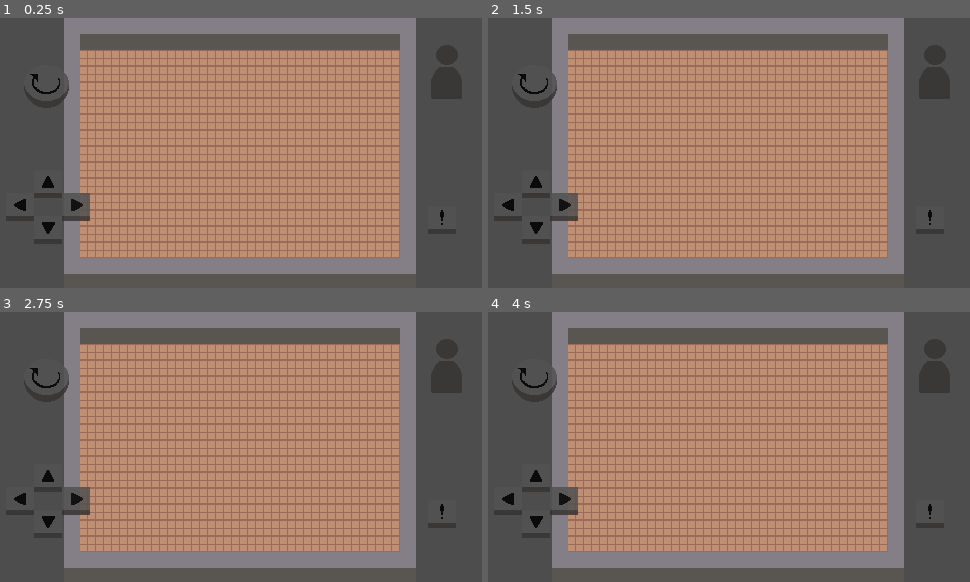
Above: before the commit, frames 1-4 (two rows, left to right).
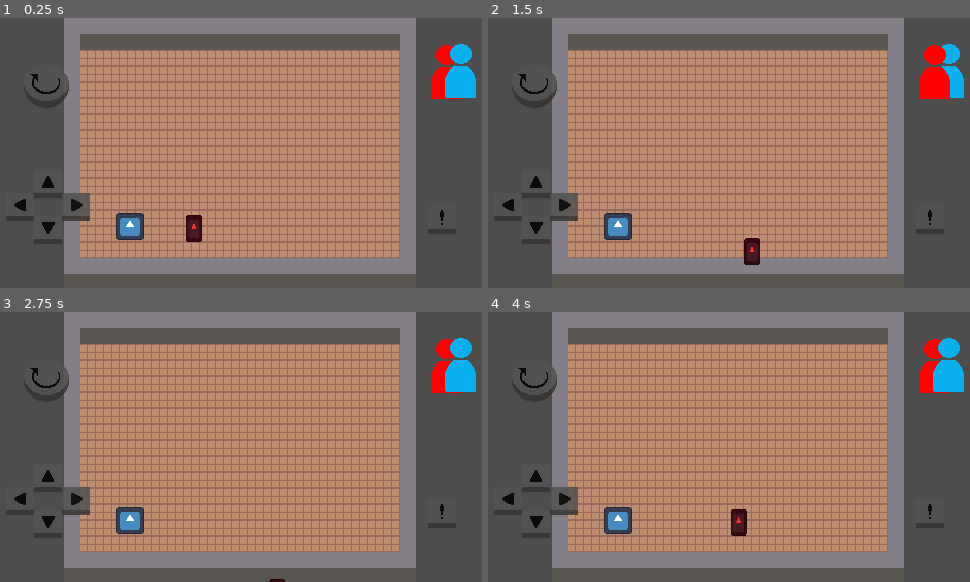
Above: after the commit, the same moments.

Repository: gumaciel/awesome-game-jam-01
Game: Godot game, scene res://scenes/levels/test_scene.tscn
Two runs of this game, one before a commit and one after it. Both use one fixed random seed, a clock stepped at 60 frames per second and the inputs below. This scene is started directly instead of the project's main scene. The engine's default icon, where the game draws it, is replaced by a stand-in: a white triangle on a blue panel in a dark square.
Inputs:
- Up to frame 1 (0.25 s): no input
- Up to frame 2 (1.5 s): tap Enter (ui_accept) at 0.5, 0.6, 0.77, 1.07, 1.35 s; hold Right (ui_right) 0.53-1.28 s; hold Down (ui_down) from 1.28 s (still down)
- Up to frame 3 (2.75 s): tap Enter (ui_accept) at 1.52, 1.82, 2.1 s; release Down (ui_down) at 2.03 s; hold Right (ui_right) from 2.03 s (still down)
- Up to frame 4 (4 s): tap Enter (ui_accept) at 2.75, 2.85, 3.02, 3.32, 3.6, 3.77 s; release Right (ui_right) at 2.78 s; hold Up (ui_up) 2.78-3.53 s; hold Left (ui_left) from 3.53 s (still down)

The runs differ from the first frame. In frame 1, 2.4% of the frame differs, in the area x 24-99%, y 9-83%; in frame 2, 2.4%; in frame 3, 2.1%; in frame 4, 2.4%.

Commit message:
Sistema de troca de personagem funcional
Adicionei um script na UI do jogo que poderá ser usada para programar os botões.

Diff:
--- a/characters/Player_1/player_1.gd
+++ b/characters/Player_1/player_1.gd
@@ -3,8 +3,3 @@
 # Called when the node enters the scene tree for the first time.
 func _ready() -> void:
 	pass # Replace with function body.
-
-
-# Called every frame. 'delta' is the elapsed time since the previous frame.
-func _process(delta: float) -> void:
-	pass
--- a/characters/Player_2/player_2.gd
+++ b/characters/Player_2/player_2.gd
@@ -3,9 +3,5 @@
 
 # Called when the node enters the scene tree for the first time.
 func _ready() -> void:
+	self.set_physics_process(false)
 	pass # Replace with function body.
-
-
-# Called every frame. 'delta' is the elapsed time since the previous frame.
-func _process(delta: float) -> void:
-	pass
--- a/characters/player_base.gd
+++ b/characters/player_base.gd
@@ -3,11 +3,6 @@
 
 var direction : Vector2
 var SPEED : float = 200
-# Called when the node enters the scene tree for the first time.
-func _ready() -> void:
-	pass # Replace with function body.
-
-
 
 
 func _physics_process(delta: float) -> void:
@@ -16,7 +11,6 @@
 	_movement(SPEED)
 	pass
 
-
 func _movement(speed):
 	velocity = direction * speed
 	move_and_slide()
--- a/scenes/levels/test_scene.tscn
+++ b/scenes/levels/test_scene.tscn
@@ -1,9 +1,12 @@
-[gd_scene load_steps=3 format=3 uid="uid://bykqtdbrsla4w"]
+[gd_scene load_steps=6 format=3 uid="uid://bykqtdbrsla4w"]
 
 [ext_resource type="TileSet" uid="uid://bmljjvxwi5lcm" path="res://world/tilesets_data/test_tileset.tres" id="1_njrg8"]
 [ext_resource type="PackedScene" uid="uid://brttmwofxttak" path="res://scenes/ui/ui.tscn" id="2_62sbp"]
+[ext_resource type="Script" path="res://ui/ui_controller.gd" id="3_hqebl"]
+[ext_resource type="PackedScene" uid="uid://d316k4en4222v" path="res://characters/Player_1/player_1.tscn" id="3_yilba"]
+[ext_resource type="PackedScene" uid="uid://cjlnatpcqhy2y" path="res://characters/Player_2/player_2.tscn" id="4_qwccp"]
 
-[node name="Test_scene" type="Node2D"]
+[node name="TestScene" type="Node2D"]
 
 [node name="TileMap" type="TileMap" parent="."]
 tile_set = ExtResource("1_njrg8")
@@ -11,3 +14,12 @@
 layer_0/tile_data = PackedInt32Array(131078, 131072, 0, 196614, 131072, 0, 262150, 131072, 0, 327686, 131072, 0, 393222 …(5589 unchanged characters)…
 
 [node name="UI" parent="." instance=ExtResource("2_62sbp")]
+script = ExtResource("3_hqebl")
+
+[node name="Player1" parent="." instance=ExtResource("3_yilba")]
+unique_name_in_owner = true
+position = Vector2(161, 208)
+
+[node name="Player2" parent="." instance=ExtResource("4_qwccp")]
+unique_name_in_owner = true
+position = Vector2(226, 211)
--- a/scenes/ui/ui.tscn
+++ b/scenes/ui/ui.tscn
@@ -1,12 +1,13 @@
-[gd_scene load_steps=8 format=3 uid="uid://brttmwofxttak"]
+[gd_scene load_steps=9 format=3 uid="uid://brttmwofxttak"]
 
 [ext_resource type="Texture2D" uid="uid://c22pj17u3obqe" path="res://ui/ui_arrow_up.tres" id="1_wt4m1"]
 [ext_resource type="Texture2D" uid="uid://cx3f4jgx25vbw" path="res://ui/ui_arrow_down.tres" id="2_ol0ws"]
 [ext_resource type="Texture2D" uid="uid://dcaunsljhoooe" path="res://ui/ui_arrow_right.tres" id="3_r7tyq"]
 [ext_resource type="Texture2D" uid="uid://d4kjstyows8u0" path="res://ui/ui_arrow_left.tres" id="4_cyh2k"]
 [ext_resource type="Texture2D" uid="uid://d2a76qo6041ua" path="res://assets/hud/placeholder_interaction.png" id="5_h4xm8"]
-[ext_resource type="Texture2D" uid="uid://cp1fo532lwoom" path="res://assets/hud/placeholder_char_button.png" id="6_acikg"]
+[ext_resource type="Texture2D" uid="uid://baj8duhi6ok3i" path="res://assets/hud/placeholder_char_button1.png" id="6_cf3wm"]
 [ext_resource type="Texture2D" uid="uid://b6ogmeqjtq6br" path="res://assets/hud/placeholder_reload_button.png" id="7_tg6ia"]
+[ext_resource type="Texture2D" uid="uid://w17ckinb4eh6" path="res://assets/hud/placeholder_char_button2.png" id="7_viu5p"]
 
 [node name="UI" type="CanvasLayer"]
 
@@ -41,12 +42,16 @@
 texture_normal = ExtResource("5_h4xm8")
 action = "interaction"
 
-[node name="Change_char" type="Node2D" parent="."]
+[node name="ChangeChar" type="Node2D" parent="."]
 position = Vector2(449, 18)
 
-[node name="alternate_button" type="TouchScreenButton" parent="Change_char"]
-texture_normal = ExtResource("6_acikg")
+[node name="AlternateButton1" type="TouchScreenButton" parent="ChangeChar"]
+texture_normal = ExtResource("7_viu5p")
 action = "alternate"
+
+[node name="AlternateButton2" type="TouchScreenButton" parent="ChangeChar"]
+position = Vector2(14, -1)
+texture_normal = ExtResource("6_cf3wm")
 
 [node name="Reload" type="Node2D" parent="."]
 position = Vector2(47, 38)
--- /dev/null
+++ b/ui/ui_controller.gd
@@ -0,0 +1,25 @@
+extends CanvasLayer
+
+var current_player : String = "Player1"
+var before_player : String = "Player2"
+var temp_player : String
+
+@onready var alternate_ui = $ChangeChar/AlternateButton1
+
+func _physics_process(delta: float) -> void:
+	if Input.is_action_just_pressed("ui_accept"):
+		_switch_char()
+	pass
+
+func _switch_char():
+	get_parent().get_node(current_player).set_physics_process(false)
+	temp_player = current_player
+	current_player = before_player
+	before_player = temp_player
+	get_parent().get_node(current_player).set_physics_process(true)
+	if alternate_ui.z_index == 1:
+		alternate_ui.z_index = 0
+		return
+	alternate_ui.z_index = 1
+
+	pass
Binary file added: assets/hud/placeholder_char_button1.png
Not shown, added: assets/hud/placeholder_char_button1.png.import
Binary file added: assets/hud/placeholder_char_button2.png
Not shown, added: assets/hud/placeholder_char_button2.png.import
